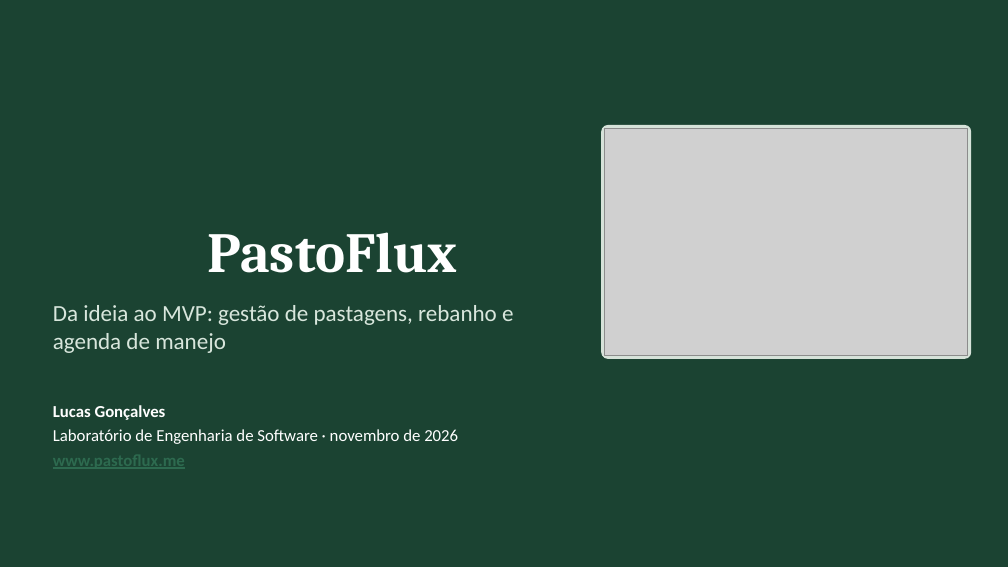
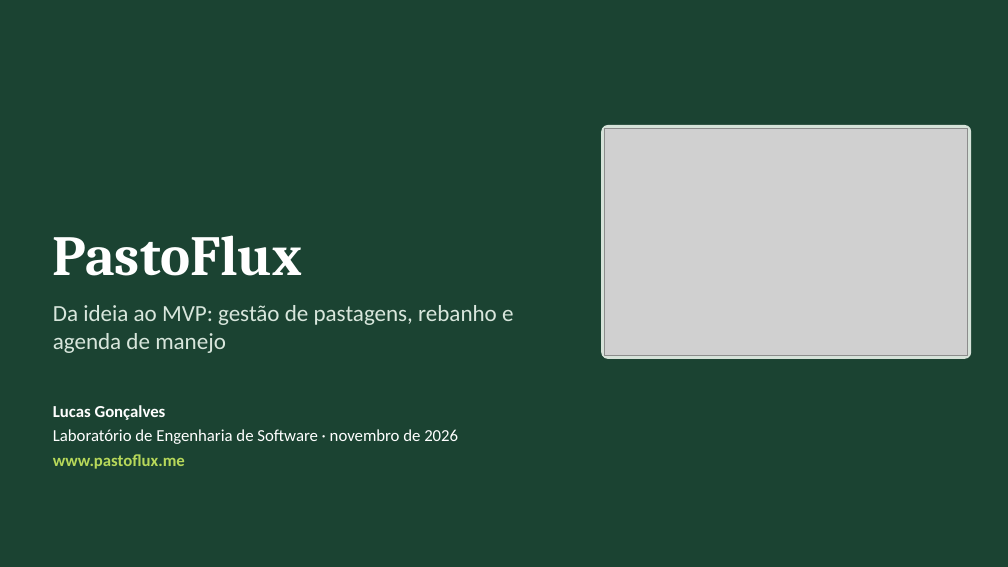
Before and after one commit to lucgoncalvess/pastoflux, a slide deck: slide 1 of documentacao/PastoFlux - Apresentacao Final.pptx. Drawn at 1008x567 pixels with LibreOffice and Linux fonts; fonts in the diff are those of the drawing; grey boxes stand for pictures. Boxes give left, top, right and bottom in pixels: in the first picture for what was removed or moved away, otherwise in the second. Text is boxed around its words. In the diff, an @@ line names an element or a change of style, - is before the commit and + after.

```diff
--- a/documentacao/PastoFlux - Apresentacao Final.pptx
+++ b/documentacao/PastoFlux - Apresentacao Final.pptx
@@ title "PastoFlux" at (x1=53, y1=235, x2=302, y2=276): alignment centre to left @@
@@ text at (x1=53, y1=454, x2=185, y2=469): text colour #2D6A4F to #B7D85A, underline off in "www.pastoflux.me" @@
```
Also in this commit, not shown: 5 other slides changed, 2 other files.
